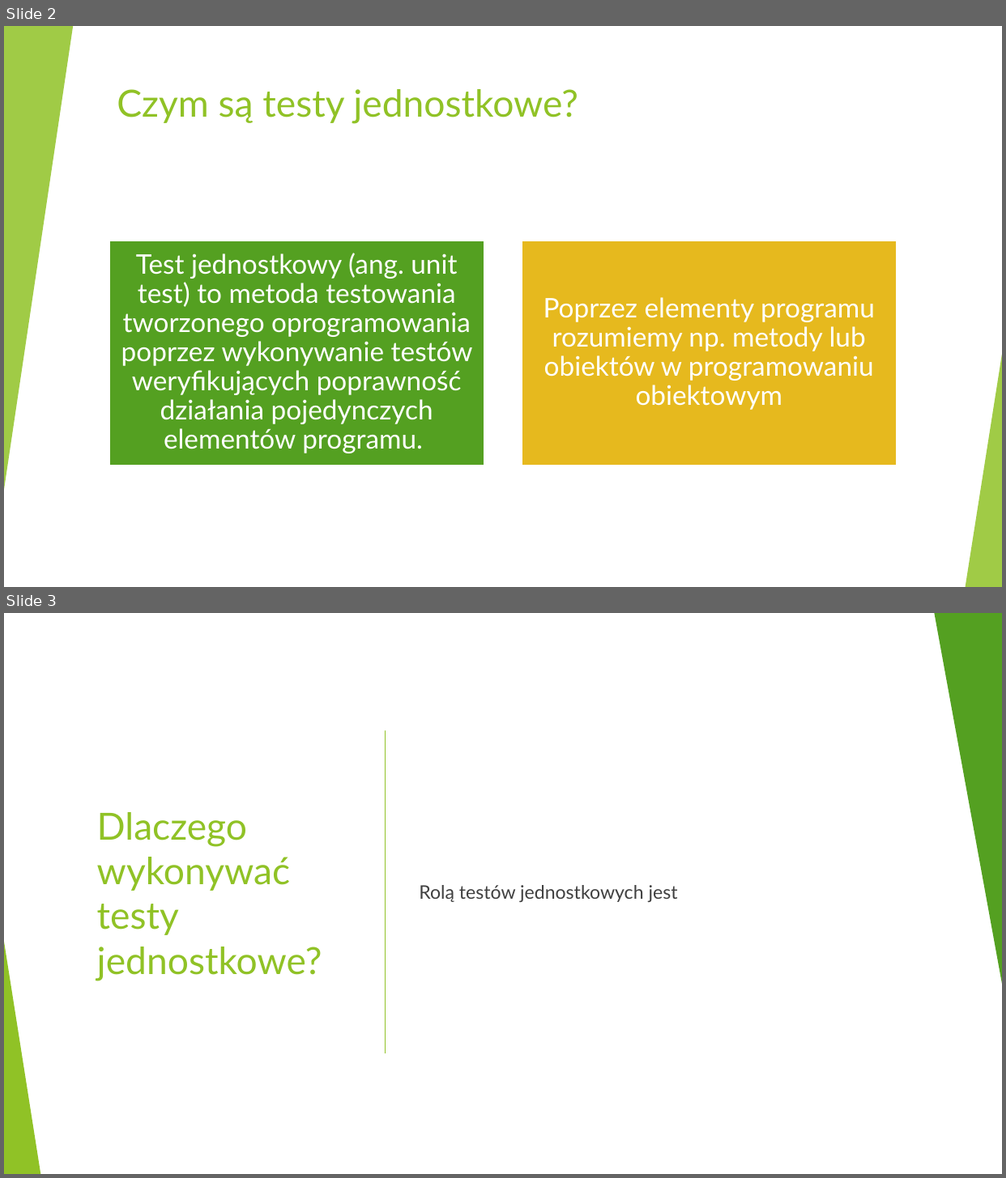
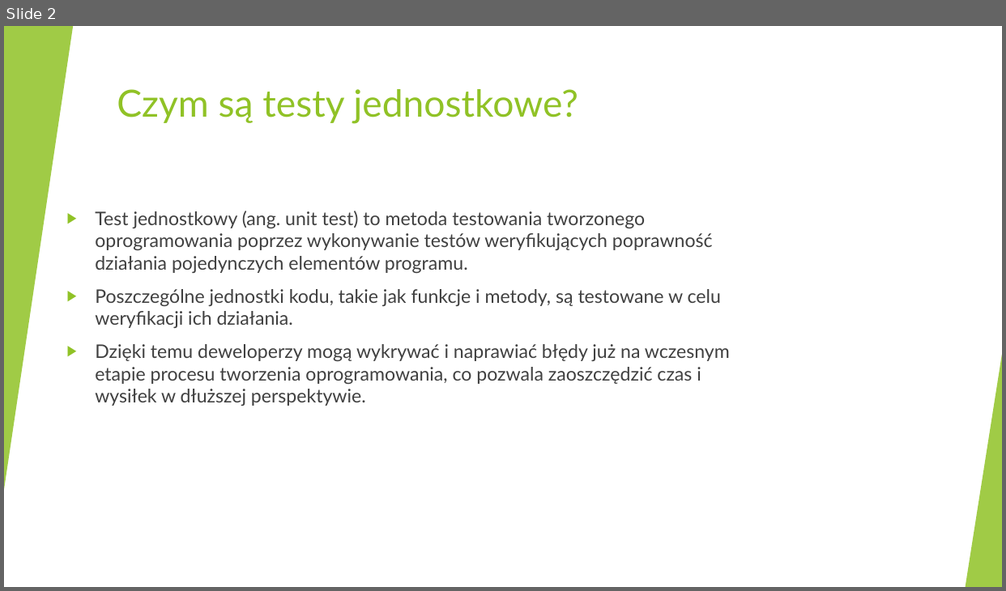
Before and after one commit to markow1997/AdvanceProgrammingTechniques_2223, a slide deck: KonradStepniak/Testy jednostkowe Konrad Stępniak.pptx. Shown one above the other, each under a label of ours: slides 2 and 3 before the commit, slide 2 after it. The pictures are 1006x1178 and 1006x591 pixels, drawn with LibreOffice and Linux fonts; fonts in the diff are those of the drawing. Boxes give left, top, right and bottom in pixels: in the first picture for what was removed or moved away, otherwise in the second. Text is boxed around its words. In the diff, an @@ line names an element or a change of style, - is before the commit and + after.

```diff
--- a/KonradStepniak/Testy jednostkowe Konrad Stępniak.pptx
+++ b/KonradStepniak/Testy jednostkowe Konrad Stępniak.pptx
@@ slide 3 removed at (4, 613, 1002, 1174), background #FFFFFF; not listed: 10 template elements that a slide beside it also shows @@
@@ rectangle removed at (4, 613, 1002, 1174) @@
@@ triangle removed at (935, 613, 1002, 991) @@
@@ line removed from (385, 731) to (385, 1053) @@
@@ title removed at (97, 812, 322, 982) @@
-Dlaczego wykonywać testy jednostkowe?
@@ text removed at (419, 885, 678, 902) @@
-Rolą testów jednostkowych jest
@@ triangle removed at (4, 942, 40, 1174) @@
@@ slide 2 changed as well @@
@@ text added at (95, 211, 730, 406), 18 pt, text #404040 @@
+▶ Test jednostkowy (ang. unit test) to metoda testowania tworzonego oprogramowania poprzez wykonywanie testów weryfikujących poprawność działania pojedynczych elementów programu.
+▶ Poszczególne jednostki kodu, takie jak funkcje i metody, są testowane w celu weryfikacji ich działania.
+▶ Dzięki temu deweloperzy mogą wykrywać i naprawiać błędy już na wczesnym etapie procesu tworzenia oprogramowania, co pozwala zaoszczędzić czas i wysiłek w dłuższej perspektywie.
@@ group removed at (109, 241, 897, 466): 2 rectangles, 2 texts @@
-Test jednostkowy (ang. unit test) to metoda testowania tworzonego oprogramowania poprzez wykonywanie testów weryfikujących poprawność działania pojedynczych elementów programu.
-Poprzez elementy programu rozumiemy np. metody lub obiektów w programowaniu obiektowym
```
Also in this commit, not shown: 3 other slides changed, 10 slides added, 2 other slides removed.
